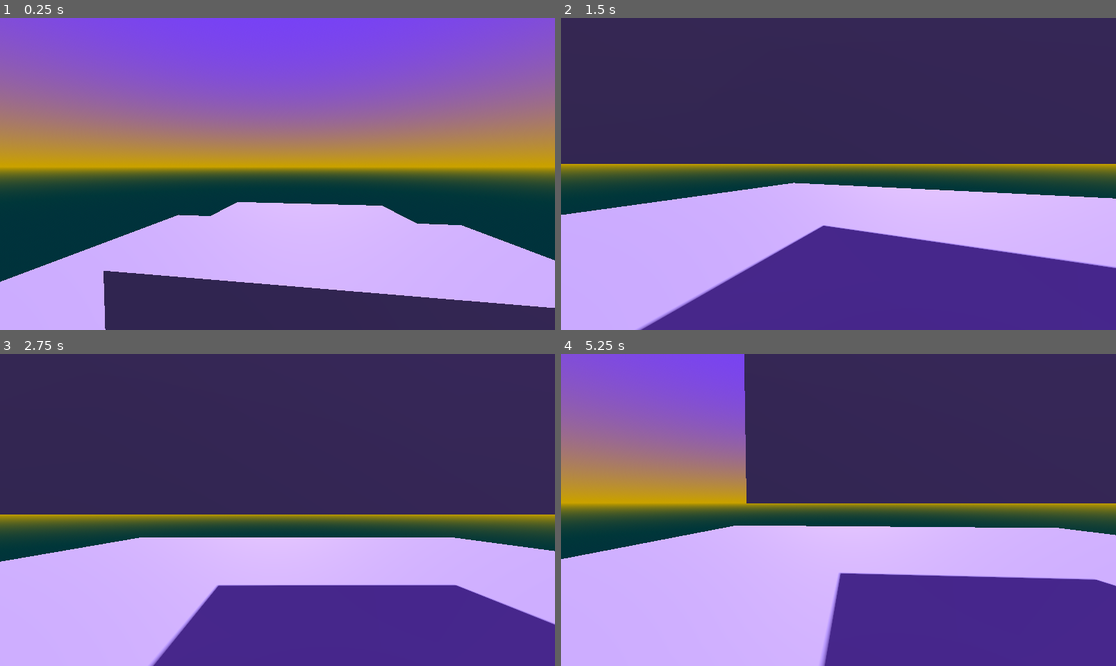
Above: before the commit, frames 1-4 (two rows, left to right).
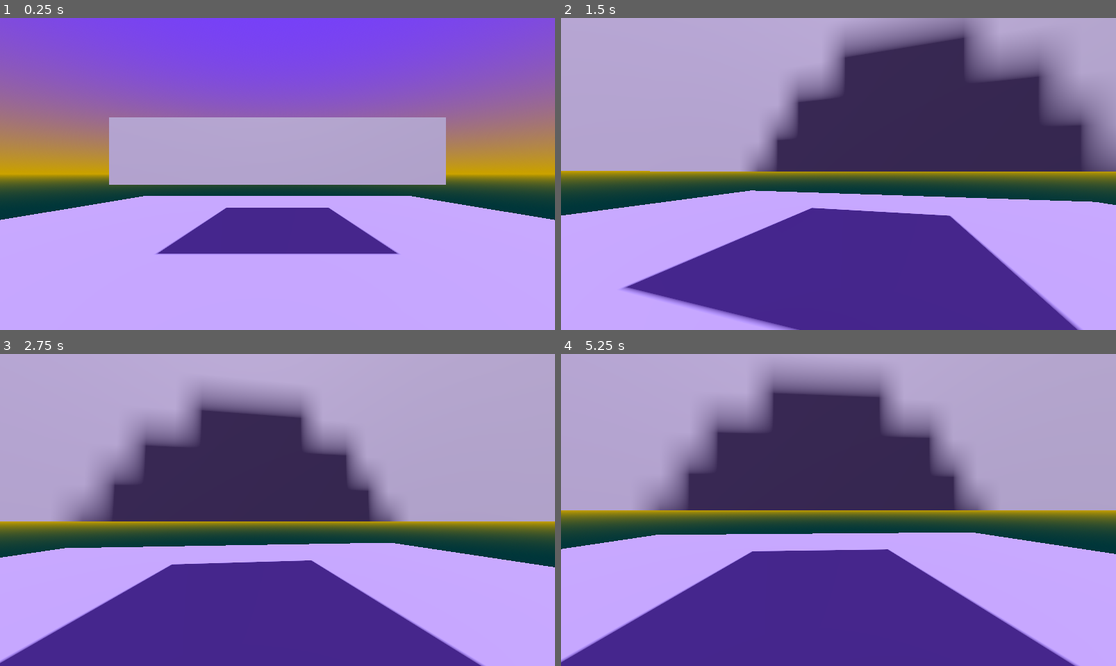
Above: after the commit, the same moments.

Repository: Warpenss/new_game_project_1
Game: Godot game, scene res://levels/start_level.tscn
The game is run twice, just before and just after one commit, with the same random seed, the same clock (stepped at 60 frames per second) and the same inputs.
Inputs (mouse positions are in pixels of both pictures, inside the frame that each line leads up to):
- Up to frame 1 (0.25 s): no input
- Up to frame 2 (1.5 s): move the mouse to (866, 174) at 0.52 s; hold W (move_forward) from 0.53 s (still down); move the mouse to (810, 174) at 1.27 s
- Up to frame 3 (2.75 s): keep holding W (move_forward); move the mouse to (288, 503) at 2.02 s
- Up to frame 4 (5.25 s): keep holding W (move_forward); tap Enter at 2.75 s; move the mouse to (832, 516) at 2.77 s; tap Space at 3.5 s; move the mouse to (877, 513) at 3.52 s; move the mouse to (794, 506) at 4.27 s; move the mouse to (844, 510) at 5.02 s

The runs differ from the first frame. In frame 1, 40% of the frame differs, in the area x 0-100%, y 31-100%; in frame 2, 50%; in frame 3, 64%; in frame 4, 66%, in the area x 0-100%, y 0-100%.

Commit message:
Update start_level.tscn

Diff:
--- a/levels/start_level.tscn
+++ b/levels/start_level.tscn
@@ -1,7 +1,7 @@
 [gd_scene format=3 uid="uid://c3xyynrptbbte"]
 
 [ext_resource type="PackedScene" uid="uid://wvbgv7hhm405" path="res://scenes/world_environment.tscn" id="1_ii2ba"]
-[ext_resource type="PackedScene" uid="uid://d0uylvbtmhk4" path="res://scenes/player_controller.tscn" id="2_ao76o"]
+[ext_resource type="PackedScene" path="res://scenes/player_controller.tscn" id="2_ii2ba"]
 
 [sub_resource type="BoxMesh" id="BoxMesh_ii2ba"]
 size = Vector3(20, 1, 20)
@@ -38,5 +38,5 @@
 
 [node name="WorldEnvironment" parent="." unique_id=830140765 instance=ExtResource("1_ii2ba")]
 
-[node name="Player" parent="." unique_id=2043306033 instance=ExtResource("2_ao76o")]
-transform = Transform3D(-0.6546055, 0.74271065, -0.14097027, 0.74643546, 0.66453576, 0.035021693, 0.119690776, -0.08229983, -0.9893942, 0, 4.078228, -4.6748056)
+[node name="PlayerController" parent="." unique_id=2043306033 instance=ExtResource("2_ii2ba")]
+transform = Transform3D(1, 0, 0, 0, 1, 0, 0, 0, 1, 0, 1.9423113, 5.5216546)
